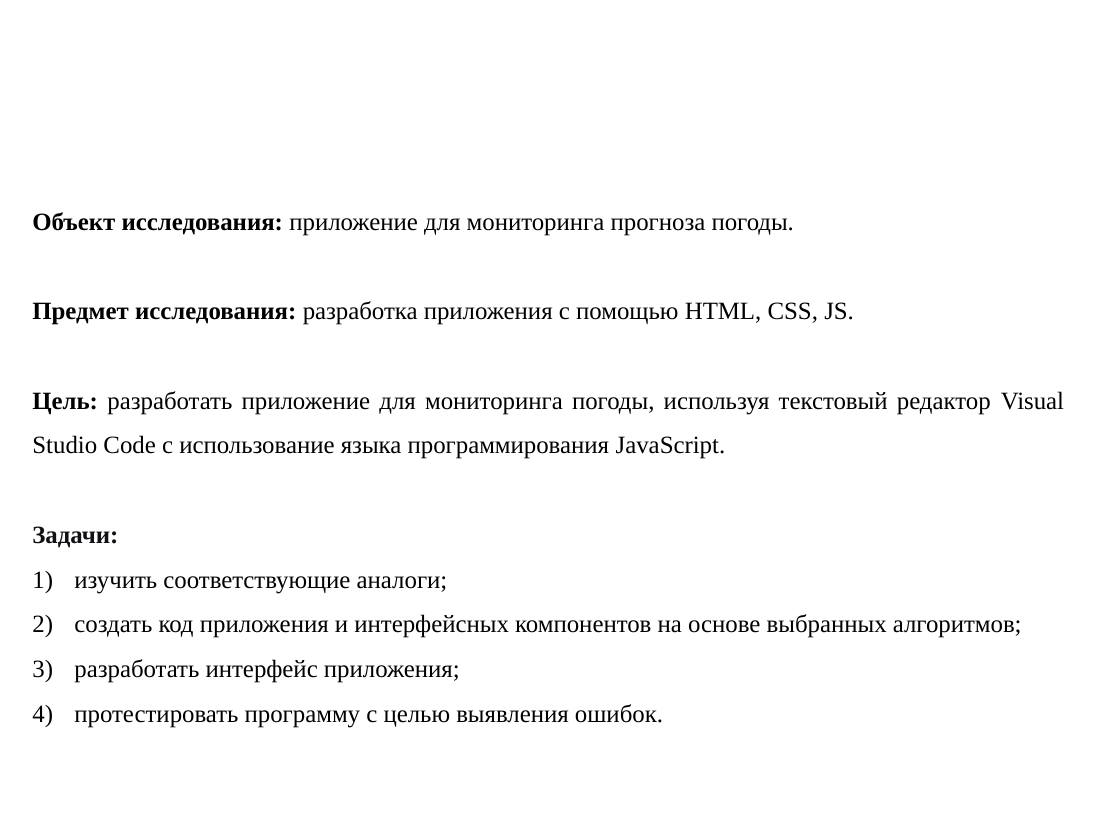
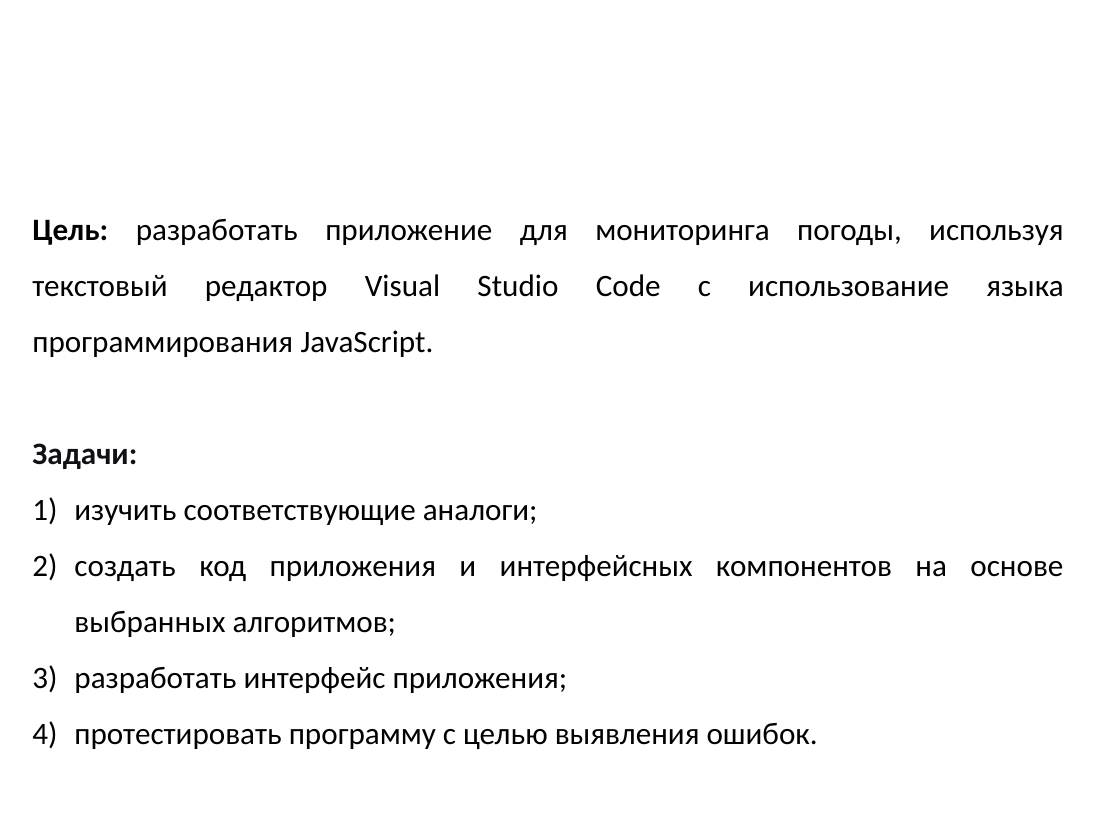
Before and after one commit to rad1anttt/kursa4-_-, a slide deck: slide 4 of Кузьмин презентация.pptx (slide 3 before the commit). Drawn at 1120x840 pixels with LibreOffice and Linux fonts; fonts in the diff are those of the drawing; background and template pictures are left out. Boxes give left, top, right and bottom in pixels: in the first picture for what was removed or moved away, otherwise in the second. Text is boxed around its words. In the diff, an @@ line names an element or a change of style, - is before the commit and + after.

```diff
--- a/Кузьмин презентация.pptx
+++ b/Кузьмин презентация.pptx
@@ text "Цель: разработать приложение для мониторинга ..." at [32,219,1064,749]: size 16 to 20 pt, font Times New Roman to Calibri @@
@@ text at [32,212,854,325]: paragraphs removed @@
-Объект исследования: приложение для мониторинга прогноза погоды.
-Предмет исследования: разработка приложения с помощью HTML, CSS, JS.
```
Also in this commit, not shown: 10 other slides changed, 3 slides added, 2 slides removed, 1 other file.
